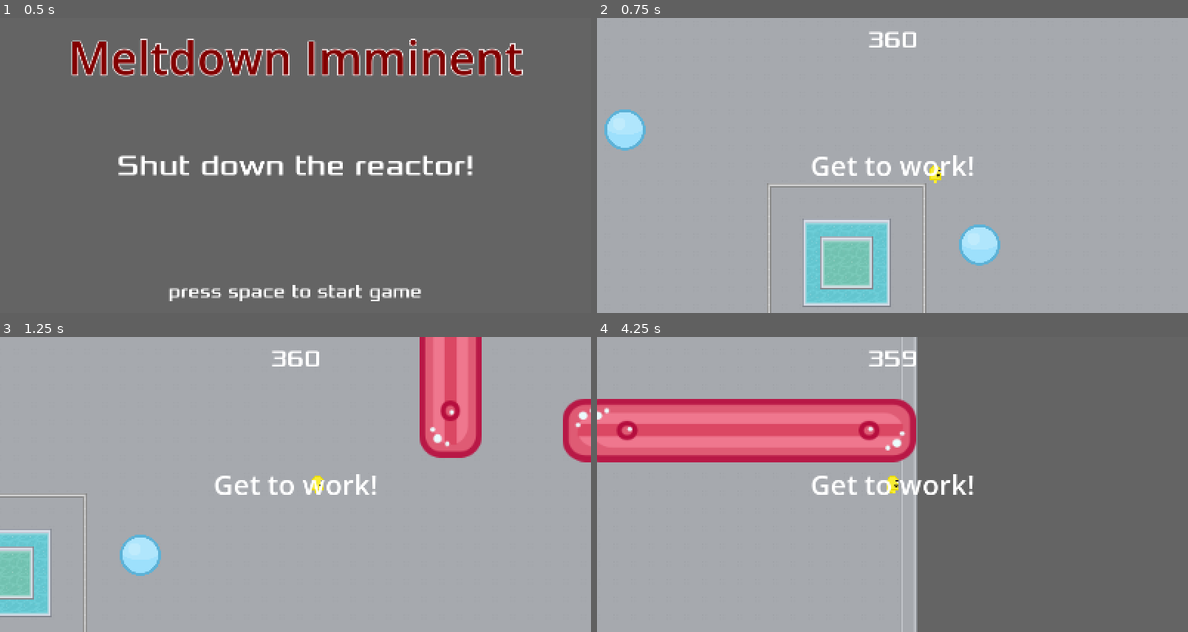
Above: before the commit, frames 1-4 (two rows, left to right).
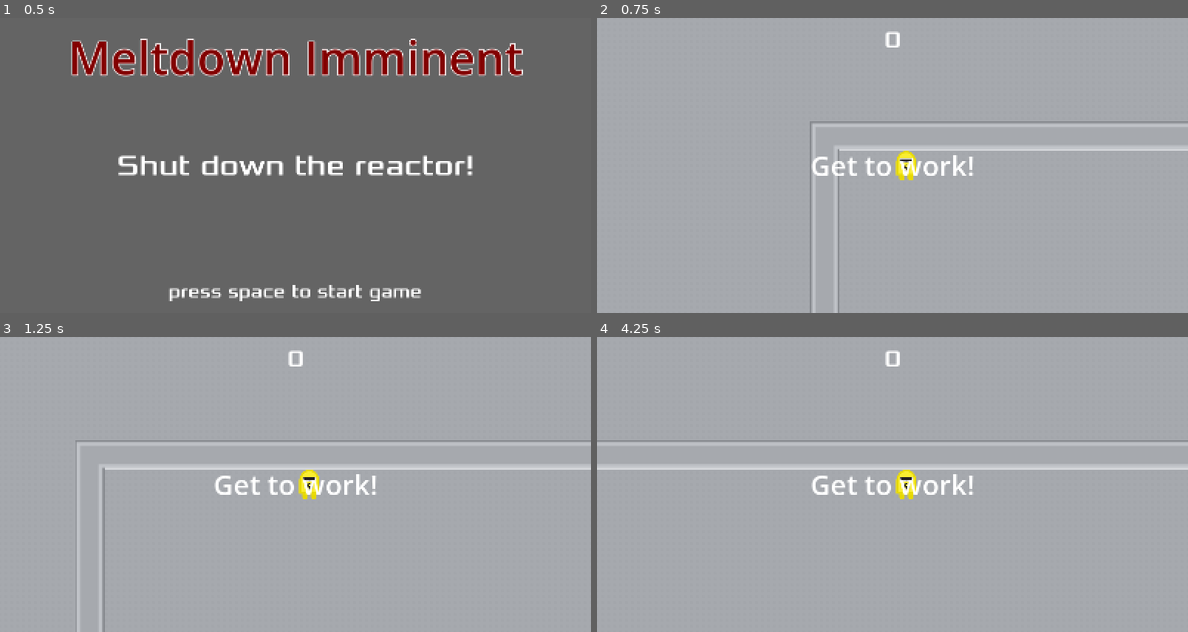
Above: after the commit, the same moments.

Repository: zabuuq/imminent-meltdown
Game: Godot game, scene res://scenes/start_screen.tscn
The game is run twice, just before and just after one commit, with the same random seed, the same clock (stepped at 60 frames per second) and the same inputs.
Inputs:
- Up to frame 1 (0.5 s): no input
- Up to frame 2 (0.75 s): tap Space (start_game) at 0.5, 0.6 s; hold Right (move_right) from 0.53 s (still down)
- Up to frame 3 (1.25 s): keep holding Right (move_right); tap Enter (ui_accept) at 0.77 s
- Up to frame 4 (4.25 s): tap Space (start_game) every 0.75 s from 1.35 to 3.6 s; tap Enter (ui_accept) at 1.52, 3.02, 3.77 s; release Right (move_right) at 2.03 s; hold Left (move_left) 2.03-2.78 s; hold Right (move_right) from 2.78 s (still down)

Frame 1 is identical in both runs. In frame 2, 8.8% of the frame differs, in the area x 1-100%, y 4-100%; in frame 3, 12%; in frame 4, 59%, in the area x 0-100%, y 0-100%.

Commit message:
Start with a semi-clean slate

Diff:
--- a/scenes/game.tscn
+++ b/scenes/game.tscn
@@ -1057,7 +1057,7 @@
 color = Color(0.39215687, 0.39215687, 0.39215687, 1)
 metadata/_edit_lock_ = true
 
-[node name="BackgroundTiles" type="TileMap" parent="." unique_id=1389259044]
+[node name="BackgroundTiles" type="TileMap" parent="Background" unique_id=1389259044]
 tile_set = SubResource("TileSet_lbhrr")
 format = 2
 layer_0/tile_data = PackedInt32Array(0, 1507328, 0, 1, 1507328, 0, 2, 1507328, 0, 3, 1507328, 0, 4, 1507328, 0, 5, 1507 …(102807 unchanged characters)…
--- a/scenes/hud.gd
+++ b/scenes/hud.gd
@@ -1,30 +1,5 @@
 extends CanvasLayer
 
-# Notifies 'Main' node that the button has been pressed
-# signal start_game
-
-func show_message(text):
-	print(text)
-	$MessageContainer/Message.text = text
-	$MessageContainer/Message.show()
-	$MessageTimer.start()
-
-	await $MessageTimer.timeout
-
-	$MessageContainer/Message.hide()
-
-
-func show_game_over():
-	pass
-	#show_message("Game Over")
-	# Wait until the MessageTimer has counted down.
-	#await $MessageTimer.timeout
-
-	#$Message.text = "Imminent Meltdown!"
-	#$Message.show()
-	# Make a one-shot timer and wait for it to finish.
-	#await get_tree().create_timer(1.0).timeout
-	#$StartButton.show()
 
 # Called when the node enters the scene tree for the first time.
 func _ready() -> void:
@@ -32,15 +7,5 @@
 
 
 # Called every frame. 'delta' is the elapsed time since the previous frame.
-func _process(_delta: float) -> void:
+func _process(delta: float) -> void:
 	pass
-
-func update_score(score):
-	$MarginContainer/ScoreLabel.text = str(score)
-
-#func _on_start_button_pressed():
-	#$StartButtonMargin.hide()
-	#start_game.emit()
-
-func _on_message_timer_timeout():
-	$Message.hide()
--- /dev/null
+++ b/scenes/hud_old.gd
@@ -0,0 +1,46 @@
+extends CanvasLayer
+
+# Notifies 'Main' node that the button has been pressed
+# signal start_game
+
+func show_message(text):
+	print(text)
+	$MessageContainer/Message.text = text
+	$MessageContainer/Message.show()
+	$MessageTimer.start()
+
+	await $MessageTimer.timeout
+
+	$MessageContainer/Message.hide()
+
+
+func show_game_over():
+	pass
+	#show_message("Game Over")
+	# Wait until the MessageTimer has counted down.
+	#await $MessageTimer.timeout
+
+	#$Message.text = "Imminent Meltdown!"
+	#$Message.show()
+	# Make a one-shot timer and wait for it to finish.
+	#await get_tree().create_timer(1.0).timeout
+	#$StartButton.show()
+
+# Called when the node enters the scene tree for the first time.
+func _ready() -> void:
+	pass # Replace with function body.
+
+
+# Called every frame. 'delta' is the elapsed time since the previous frame.
+func _process(_delta: float) -> void:
+	pass
+
+func update_score(score):
+	$MarginContainer/ScoreLabel.text = str(score)
+
+#func _on_start_button_pressed():
+	#$StartButtonMargin.hide()
+	#start_game.emit()
+
+func _on_message_timer_timeout():
+	$Message.hide()
--- a/scenes/main.gd
+++ b/scenes/main.gd
@@ -1,74 +1,11 @@
 extends Node
 
-@export var radioactive_worker_scene: PackedScene
-var score
 
 # Called when the node enters the scene tree for the first time.
-func _ready():
-#	pass
-#	$OuterWallCollisions.add_to_group("wall")
-	new_game()
+func _ready() -> void:
+	pass # Replace with function body.
+
 
 # Called every frame. 'delta' is the elapsed time since the previous frame.
-func _process(_delta: float):
+func _process(delta: float) -> void:
 	pass
-
-func game_over():
-	$ScoreTimer.stop()
-	#$HUD.show_game_over()
-	$Music.stop()
-	$RWMobTimer.stop()
-
-	var game_over_level: PackedScene = load("res://scenes/game_over.tscn")
-	get_tree().change_scene_to_packed(game_over_level)
-
-
-func new_game():
-	score = 360
-	$Player.start()
-	$StartTimer.start()
-	$HUD.update_score(score)
-	#$HUD.show_message("Get to work!")
-	get_tree().call_group("mobs", "queue_free")
-	$Music.play()
-
-func _on_start_timer_timeout():
-	$ScoreTimer.start()
-	$RWMobTimer.start()
-
-func _on_score_timer_timeout():
-	score -= 1
-	$HUD.update_score(score)
-
-	if score == 358:
-		$HUD.show_message("No time to stop!")
-	#if score != 358:
-		#$HUD.show_message("")
-	if score <= 0:
-		game_over()
-
-
-func _on_rw_mob_timer_timeout():
-# Create a new instance of the radioactive_worker scene.
-	var RWmob = radioactive_worker_scene.instantiate()
-
-	#Choose a random location on Path2D.
-	var RWmob_spawn_location = $RWMobPath/RWMobSpawnLocation
-	RWmob_spawn_location.progress_ratio = randf()
-
-	#Set the mob's position to the random location.
-	RWmob.position = RWmob_spawn_location.position
-
-	#Set the mob's direction perpendicular to the path direction.
-	var direction = RWmob_spawn_location.rotation + PI / 2
-
-	#Add some randomness to the direction.
-	direction += randf_range(-PI / 4, PI / 4)
-	#RWmob.rotation = direction
-
-	# Choose the velocity for the mob.
-	var velocity = Vector2(randf_range(150.0, 250.0), 0.0)
-	RWmob.linear_velocity = velocity.rotated(direction)
-
-	# Spawn the mob by adding it to the Main Scene
-	add_child(RWmob)
--- a/scenes/main.tscn
+++ b/scenes/main.tscn
@@ -1,14 +1,11 @@
 [gd_scene format=3 uid="uid://cgb226hqsuv23"]
 
-[ext_resource type="Script" uid="uid://bfaexhaohh8qb" path="res://scenes/main.gd" id="1_0xm2m"]
+[ext_resource type="Script" uid="uid://cy0c65nvsgq3r" path="res://scenes/main.gd" id="1_0xm2m"]
 [ext_resource type="PackedScene" uid="uid://db33bj0y833sr" path="res://scenes/player.tscn" id="1_ig7tw"]
-[ext_resource type="PackedScene" uid="uid://bh6hif527527n" path="res://scenes/radioactive_worker.tscn" id="2_7mycd"]
 [ext_resource type="Texture2D" uid="uid://b5xvjfdqriqio" path="res://art/roguelikeDungeon_transparent.png" id="3_272bh"]
 [ext_resource type="PackedScene" uid="uid://cvqvw7ypmtpn2" path="res://scenes/hud.tscn" id="4_1bvp3"]
 [ext_resource type="Texture2D" uid="uid://qm6o0swuhony" path="res://art/tilemap.png" id="4_4c57u"]
 [ext_resource type="AudioStream" uid="uid://oaf4pffgxg" path="res://audio/Orff - O Fortuna - Carmina Burana.mp3" id="4_lquwl"]
-[ext_resource type="PackedScene" uid="uid://bhww0307ehc4v" path="res://scenes/LongRedWall.tscn" id="8_5vw27"]
-[ext_resource type="PackedScene" uid="uid://cmovg2v1xook5" path="res://scenes/ball.tscn" id="9_kek77"]
 
 [sub_resource type="TileSetAtlasSource" id="TileSetAtlasSource_5vw27"]
 texture = ExtResource("3_272bh")
@@ -1608,15 +1605,8 @@
 sources/0 = SubResource("TileSetAtlasSource_5vw27")
 sources/1 = SubResource("TileSetAtlasSource_efxa6")
 
-[sub_resource type="Curve2D" id="Curve2D_7mycd"]
-_data = {
-"points": PackedVector2Array(0, 0, 0, 0, 576, 384, 0, 0, 0, 0, 576, 448, 0, 0, 0, 0, 640, 448, 0, 0, 0, 0, 640, 384, 0, 0, 0, 0, 576, 384)
-}
-point_count = 5
-
 [node name="Main" type="Node" unique_id=1879869702]
 script = ExtResource("1_0xm2m")
-radioactive_worker_scene = ExtResource("2_7mycd")
 
 [node name="TileMap" type="TileMap" parent="." unique_id=1811528014]
 tile_set = SubResource("TileSet_kek77")
@@ -1629,9 +1619,6 @@
 wait_time = 2.0
 one_shot = true
 
-[node name="RWMobTimer" type="Timer" parent="." unique_id=317644707]
-wait_time = 2.0
-
 [node name="HUD" parent="." unique_id=714225299 instance=ExtResource("4_1bvp3")]
 
 [node name="Music" type="AudioStreamPlayer" parent="." unique_id=188113294]
@@ -1639,42 +1626,7 @@
 volume_db = -80.0
 parameters/looping = true
 
-[node name="RWMobPath" type="Path2D" parent="." unique_id=644954499]
-curve = SubResource("Curve2D_7mycd")
-
-[node name="RWMobSpawnLocation" type="PathFollow2D" parent="RWMobPath" unique_id=1419738794]
-position = Vector2(576, 384)
-rotation = 1.5707964
-
-[node name="LongRedWall" parent="." unique_id=2113791741 instance=ExtResource("8_5vw27")]
-position = Vector2(1462, 279)
-
-[node name="LongRedWall2" parent="." unique_id=1985511283 instance=ExtResource("8_5vw27")]
-position = Vector2(231, 394)
-rotation = 1.5707964
-
-[node name="Ball" parent="." unique_id=39567682 instance=ExtResource("9_kek77")]
-position = Vector2(608, 288)
-
-[node name="Ball2" parent="." unique_id=288644606 instance=ExtResource("9_kek77")]
-position = Vector2(608, 568)
-
-[node name="Ball3" parent="." unique_id=1999893166 instance=ExtResource("9_kek77")]
-position = Vector2(352, 416)
-
-[node name="Ball4" parent="." unique_id=1752073041 instance=ExtResource("9_kek77")]
-position = Vector2(928, 392)
-
-[node name="LongRedWall3" parent="." unique_id=2128108953 instance=ExtResource("8_5vw27")]
-position = Vector2(1208, 151)
-rotation = 1.5707964
-
-[node name="LongRedWall4" parent="." unique_id=2101103980 instance=ExtResource("8_5vw27")]
-position = Vector2(829, 665)
-
 [node name="Player" parent="." unique_id=1618940360 groups=["player"] instance=ExtResource("1_ig7tw")]
 
 [connection signal="timeout" from="ScoreTimer" to="." method="_on_score_timer_timeout"]
 [connection signal="timeout" from="StartTimer" to="." method="_on_start_timer_timeout"]
-[connection signal="timeout" from="RWMobTimer" to="." method="_on_rw_mob_timer_timeout"]
-[connection signal="hit" from="Player" to="." method="game_over"]
--- /dev/null
+++ b/scenes/main_old.gd
@@ -0,0 +1,74 @@
+extends Node
+
+@export var radioactive_worker_scene: PackedScene
+var score
+
+# Called when the node enters the scene tree for the first time.
+func _ready():
+#	pass
+#	$OuterWallCollisions.add_to_group("wall")
+	new_game()
+
+# Called every frame. 'delta' is the elapsed time since the previous frame.
+func _process(_delta: float):
+	pass
+
+func game_over():
+	$ScoreTimer.stop()
+	#$HUD.show_game_over()
+	$Music.stop()
+	$RWMobTimer.stop()
+
+	var game_over_level: PackedScene = load("res://scenes/game_over.tscn")
+	get_tree().change_scene_to_packed(game_over_level)
+
+
+func new_game():
+	score = 360
+	$Player.start()
+	$StartTimer.start()
+	$HUD.update_score(score)
+	#$HUD.show_message("Get to work!")
+	get_tree().call_group("mobs", "queue_free")
+	$Music.play()
+
+func _on_start_timer_timeout():
+	$ScoreTimer.start()
+	$RWMobTimer.start()
+
+func _on_score_timer_timeout():
+	score -= 1
+	$HUD.update_score(score)
+
+	if score == 358:
+		$HUD.show_message("No time to stop!")
+	#if score != 358:
+		#$HUD.show_message("")
+	if score <= 0:
+		game_over()
+
+
+func _on_rw_mob_timer_timeout():
+# Create a new instance of the radioactive_worker scene.
+	var RWmob = radioactive_worker_scene.instantiate()
+
+	#Choose a random location on Path2D.
+	var RWmob_spawn_location = $RWMobPath/RWMobSpawnLocation
+	RWmob_spawn_location.progress_ratio = randf()
+
+	#Set the mob's position to the random location.
+	RWmob.position = RWmob_spawn_location.position
+
+	#Set the mob's direction perpendicular to the path direction.
+	var direction = RWmob_spawn_location.rotation + PI / 2
+
+	#Add some randomness to the direction.
+	direction += randf_range(-PI / 4, PI / 4)
+	#RWmob.rotation = direction
+
+	# Choose the velocity for the mob.
+	var velocity = Vector2(randf_range(150.0, 250.0), 0.0)
+	RWmob.linear_velocity = velocity.rotated(direction)
+
+	# Spawn the mob by adding it to the Main Scene
+	add_child(RWmob)
--- a/scenes/player.gd
+++ b/scenes/player.gd
@@ -1,76 +1,13 @@
 extends CharacterBody2D
 
-# Called when the node enters the scene tree for the first time.
-func _ready():
-	#pass
-	add_to_group("player")
-	$BlueCircle.hide()
-#
-#func _process(delta: float) -> void:
-#	pass
+var direction_x := 0
+var direction_y := 0
+var speed := 150
 
-func start():
-	position = $StartPosition.position
+func _process(delta: float) -> void:
+	direction_x = Input.get_axis("move_left","move_right")
+	direction_y = Input.get_axis("move_up","move_down")
 
-signal hit
-
-@export var speed = 400
-
-var input_direction = Vector2.ZERO # The player's movement vector. Use this when you want the player always move
-
-func _physics_process(delta):
-	#var input_direction = Vector2.ZERO # The player's movement vector. Use this when you want the player to stop when not pressing a button
-
-	if Input.is_action_pressed("move_right"):
-		input_direction.x += 1
-		input_direction.y = 0
-	if Input.is_action_pressed("move_left"):
-		input_direction.x -= 1
-		input_direction.y = 0
-	if Input.is_action_pressed("move_down"):
-		input_direction.y += 1
-		input_direction.x = 0
-	if Input.is_action_pressed("move_up"):
-		input_direction.y -= 1
-		input_direction.x = 0
-
-	if input_direction.length() > 0:
-		input_direction = input_direction.normalized()
-		velocity = input_direction * speed
-		$AnimatedSprite2D.play()
-	else:
-		velocity = Vector2.ZERO
-		$AnimatedSprite2D.stop()
-
+	velocity.x = direction_x * speed
+	velocity.y = direction_y * speed
 	move_and_slide()
-
-	# Check collisions
-	for i in get_slide_collision_count():
-		var collision = get_slide_collision(i)
-		var body = collision.get_collider()
-
-		if body.is_in_group("hazard"):
-			die()
-		elif body.is_in_group("wall"):
-			#velocity = -velocity
-			var normal = collision.get_normal()
-			velocity = velocity.bounce(normal)
-			input_direction = velocity.normalized()
-			move_and_slide()
-		elif body.is_in_group("ball"):
-			$BlueCircle.show()
-
-	# Animation
-	$AnimatedSprite2D.flip_v = false
-
-	if velocity.x != 0:
-		$AnimatedSprite2D.animation = "vertical"
-		$AnimatedSprite2D.flip_h = velocity.x < 0
-	elif velocity.y != 0:
-		$AnimatedSprite2D.animation = "down" if velocity.y > 0 else "up"
-
-
-func die():
-	hide()
-	hit.emit()
-	$CollisionShape2D.set_deferred("disabled", true)
--- a/scenes/player.tscn
+++ b/scenes/player.tscn
@@ -10,7 +10,6 @@
 [ext_resource type="Texture2D" uid="uid://df86oa4a7g5hh" path="res://art/character-backward-2.png" id="6_ivps1"]
 [ext_resource type="Texture2D" uid="uid://bmnvhjckg02xg" path="res://art/character-horizontal-3.png" id="6_nvl01"]
 [ext_resource type="Texture2D" uid="uid://mxja51qss1cy" path="res://art/character-backward-3.png" id="7_urp6f"]
-[ext_resource type="Texture2D" uid="uid://cfoxv04linxbr" path="res://art/BlueCircle.png" id="11_d2wvv"]
 
 [sub_resource type="SpriteFrames" id="SpriteFrames_ur7pv"]
 animations = [{
@@ -76,20 +75,15 @@
 [node name="AnimatedSprite2D" type="AnimatedSprite2D" parent="." unique_id=1632457080]
 scale = Vector2(0.25, 0.25)
 sprite_frames = SubResource("SpriteFrames_ur7pv")
-animation = &"vertical"
+animation = &"down"
 
 [node name="CollisionShape2D" type="CollisionShape2D" parent="." unique_id=2100048383]
 shape = SubResource("CapsuleShape2D_y4r1p")
 
 [node name="Camera2D" type="Camera2D" parent="." unique_id=1504412885]
-zoom = Vector2(3, 3)
+zoom = Vector2(5, 5)
 position_smoothing_enabled = true
 position_smoothing_speed = 15.0
 
 [node name="StartPosition" type="Marker2D" parent="." unique_id=1006960751]
 position = Vector2(808, 328)
-
-[node name="BlueCircle" type="Sprite2D" parent="." unique_id=1992288374 groups=["player"]]
-position = Vector2(-5, 0)
-scale = Vector2(0.05, 0.05)
-texture = ExtResource("11_d2wvv")
--- a/scenes/start_screen.tscn
+++ b/scenes/start_screen.tscn
@@ -7,16 +7,6 @@
 font_size = 125
 font_color = Color(0.513617, 0.0005715767, 0.00031313868, 1)
 outline_size = 10
-
-[sub_resource type="GDScript" id="GDScript_he1sj"]
-script/source = "extends MarginContainer
-
-var start_level: PackedScene = load(\"res://scenes/game.tscn\")
-
-func _process(_delta: float) -> void:
-	if Input.is_action_just_pressed(\"start_game\"):
-		get_tree().change_scene_to_packed(start_level)
-"
 
 [node name="StartScreen" type="Control" unique_id=767987488]
 layout_mode = 3
@@ -83,7 +73,6 @@
 grow_horizontal = 2
 grow_vertical = 0
 theme_override_constants/margin_bottom = 20
-script = SubResource("GDScript_he1sj")
 
 [node name="Start" type="Label" parent="StartContainer" unique_id=1111275109]
 layout_mode = 2
Not shown, changed: scenes/hud.gd.uid
Not shown: 1 places in scenes/hud.tscn that only renumber resources
Not shown, added: scenes/hud_old.gd.uid
Not shown, changed: scenes/main.gd.uid
Not shown, added: scenes/main_old.gd.uid
Not shown, changed: scenes/player.gd.uid
Not shown: 1 places in scenes/player.tscn that only renumber resources
